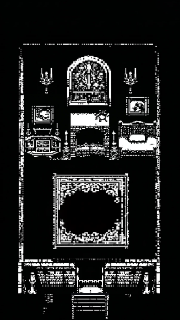
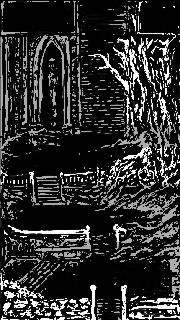
Before/after of a (180, 320) layered artwork. What changed in the layer stack:
added group "Outskirts0" with 5 layers above "Outskirts2" over left=0, top=0, right=180, bottom=320
added layer "spr_world_tower0_fg" in group "Outskirts0" over left=0, top=0, right=180, bottom=320
added layer "spr_world_tower0_bg" in group "Outskirts0" over left=0, top=0, right=180, bottom=320
added layer "Layer 45" (80%) in group "Outskirts0" over left=0, top=0, right=180, bottom=320
added layer "Layer 44" in group "Outskirts0" over left=0, top=0, right=180, bottom=320
added group "Outskirts2" with 4 layers above "OUtskirts1" over left=0, top=0, right=180, bottom=320
added layer "spr_world_tower2_fg" in group "Outskirts2" over left=0, top=0, right=180, bottom=320
added layer "spr_world_tower2_bg" in group "Outskirts2" over left=0, top=0, right=180, bottom=320
added layer "Layer 43" (33%) in group "Outskirts2" over left=0, top=0, right=180, bottom=320
added layer "Layer 42" in group "Outskirts2" over left=0, top=0, right=180, bottom=320
added group "OUtskirts1" with 4 layers above "princessroom" over left=0, top=0, right=180, bottom=320
added layer "spr_world_tower1_fg" in group "OUtskirts1" over left=0, top=0, right=180, bottom=320
added layer "spr_world_tower1_bg" in group "OUtskirts1" over left=0, top=0, right=180, bottom=320
added layer "Layer 41" (53%) in group "OUtskirts1" over left=0, top=0, right=180, bottom=320
added layer "Layer 40" in group "OUtskirts1" over left=0, top=0, right=180, bottom=320
hid group "princessroom" (11 layers) over left=0, top=0, right=180, bottom=320
